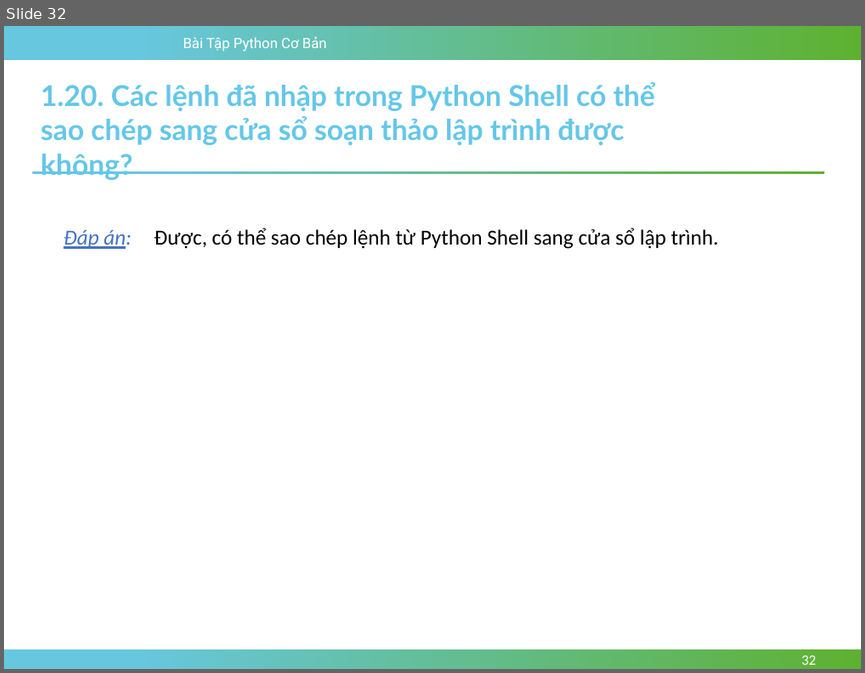
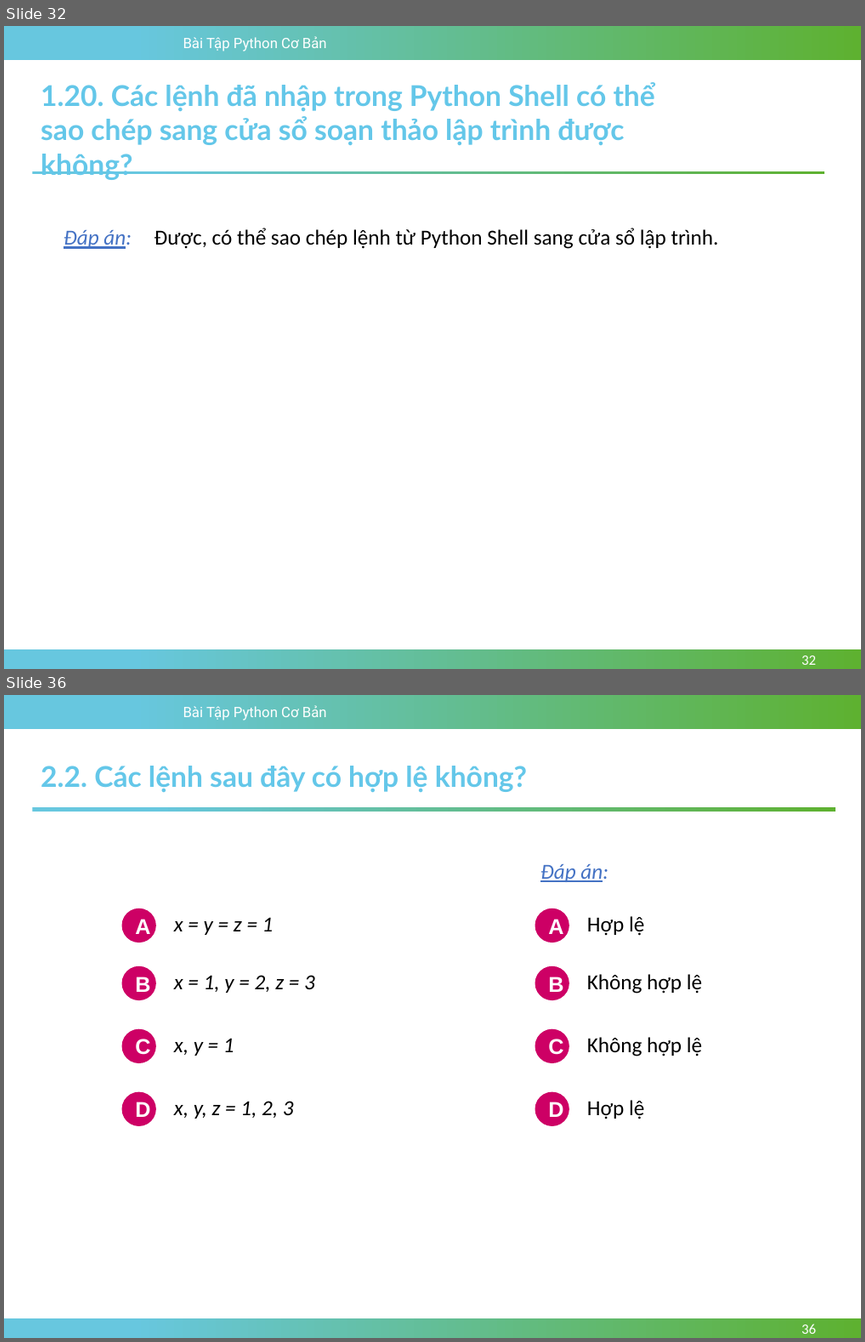
Before and after one commit to TriPhan0511/BaiTapPythonCoBan, a slide deck: documents/slides/Chuong-02-Lam-Quen-Voi-Moi-Truong-Tuong-Tac-Python.pptx. Shown one above the other, each under a label of ours: slide 32 before the commit, slides 32 and 36 after it; the slides between them are not shown. The pictures are 865x673 and 865x1342 pixels, drawn with LibreOffice and Linux fonts; fonts in the diff are those of the drawing; background and template pictures are left out. Boxes give left, top, right and bottom in pixels: in the first picture for what was removed or moved away, otherwise in the second. Text is boxed around its words. In the diff, an @@ line names an element or a change of style, - is before the commit and + after.

```diff
--- a/documents/slides/Chuong-02-Lam-Quen-Voi-Moi-Truong-Tuong-Tac-Python.pptx
+++ b/documents/slides/Chuong-02-Lam-Quen-Voi-Moi-Truong-Tuong-Tac-Python.pptx
@@ slide 36 added at box(4, 695, 861, 1338), background #FFFFFF; not listed: 3 template elements that a slide beside it also shows @@
@@ text added at box(41, 766, 527, 792), 24 pt, text #64C7E9, bold @@
+2.2. Các lệnh sau đây có hợp lệ không?
@@ rectangle added at box(32, 807, 835, 811), fill gradient #67C7DF to #5EB130 @@
@@ text added at box(540, 864, 608, 882), 18 pt, text #4472C4, italic, underline @@
+Đáp án:
@@ ellipse added at box(121, 908, 155, 942), fill #CD0065, 18 pt, text #FFFFFF, bold @@
+A
@@ text added at box(174, 917, 273, 935), 18 pt, text #000000, italic @@
+x = y = z = 1
@@ ellipse added at box(535, 908, 569, 942), fill #CD0065, 18 pt, text #FFFFFF, bold @@
+A
@@ text added at box(587, 916, 644, 936), 18 pt, text #000000 @@
+Hợp lệ
@@ ellipse added at box(121, 966, 155, 1000), fill #CD0065, 18 pt, text #FFFFFF, bold @@
+B
@@ text added at box(174, 975, 315, 993), 18 pt, text #000000, italic @@
+x = 1, y = 2, z = 3
@@ ellipse added at box(535, 966, 569, 1000), fill #CD0065, 18 pt, text #FFFFFF, bold @@
+B
@@ text added at box(587, 974, 702, 993), 18 pt, text #000000 @@
+Không hợp lệ
@@ ellipse added at box(121, 1029, 155, 1063), fill #CD0065, 18 pt, text #FFFFFF, bold @@
+C
@@ text added at box(174, 1038, 234, 1055), 18 pt, text #000000, italic @@
+x, y = 1
@@ ellipse added at box(535, 1029, 569, 1063), fill #CD0065, 18 pt, text #FFFFFF, bold @@
+C
@@ text added at box(587, 1037, 702, 1056), 18 pt, text #000000 @@
+Không hợp lệ
@@ ellipse added at box(121, 1092, 155, 1126), fill #CD0065, 18 pt, text #FFFFFF, bold @@
+D
@@ text added at box(174, 1100, 294, 1118), 18 pt, text #000000, italic @@
+x, y, z = 1, 2, 3
@@ ellipse added at box(535, 1092, 569, 1126), fill #CD0065, 18 pt, text #FFFFFF, bold @@
+D
@@ text added at box(587, 1100, 644, 1119), 18 pt, text #000000 @@
+Hợp lệ
@@ page number added at box(801, 1323, 816, 1333), 12 pt, text #FFFFFF @@
+36
```
Also in this commit, not shown: 1 slide changed, 13 other slides added, 10 other files.
